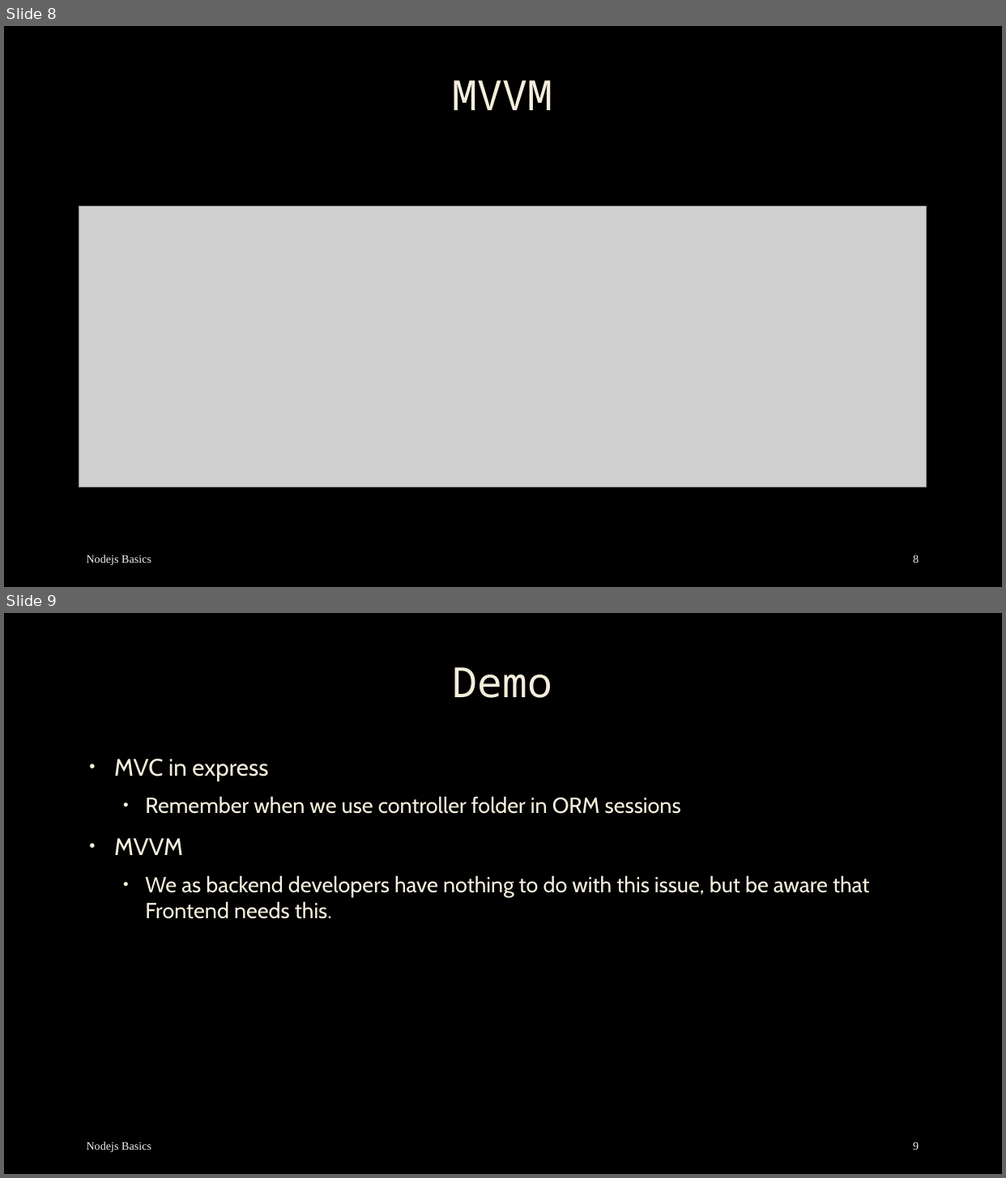
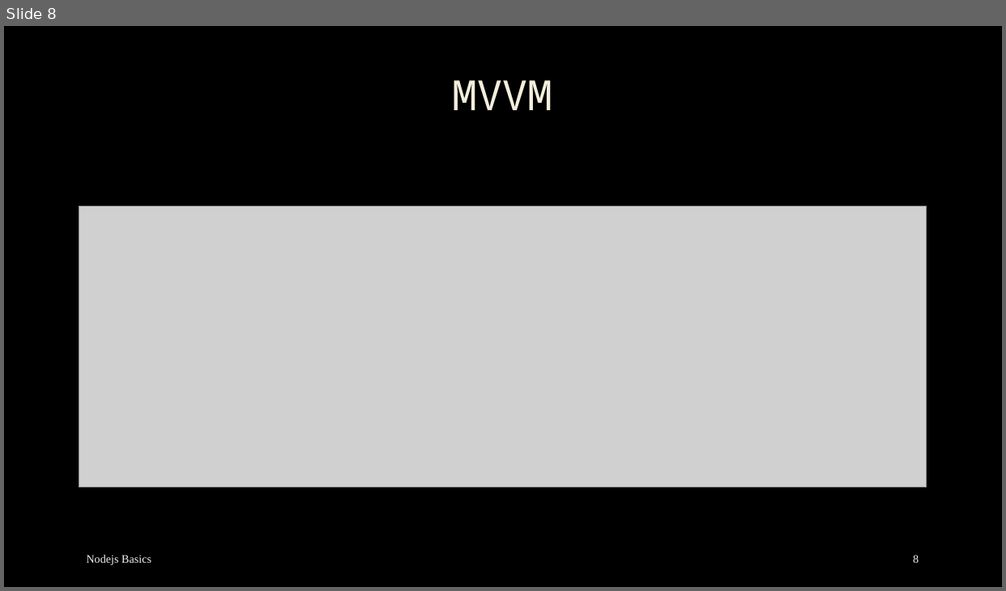
Before and after one commit to mostafa8026/nestjs-course, a slide deck: dp/dp-02.pptx. Shown one above the other, each under a label of ours: slides 8 and 9 before the commit, slide 8 after it. The pictures are 1006x1178 and 1006x591 pixels, drawn with LibreOffice and Linux fonts; fonts in the diff are those of the drawing; grey boxes stand for pictures; background and template pictures are left out. Boxes give left, top, right and bottom in pixels: in the first picture for what was removed or moved away, otherwise in the second. Text is boxed around its words. In the diff, an @@ line names an element or a change of style, - is before the commit and + after.

```diff
--- a/dp/dp-02.pptx
+++ b/dp/dp-02.pptx
@@ slide 9 removed at [4, 613, 1002, 1174], background picture (left out) @@
@@ title removed at [453, 667, 552, 698] @@
-Demo
@@ text removed at [114, 759, 869, 919] @@
-• MVC in express
-  • Remember when we use controller folder in ORM sessions
-• MVVM
-  • We as backend developers have nothing to do with this issue, but be aware that Frontend needs this.
@@ text removed at [87, 1142, 151, 1152] @@
-Nodejs Basics
@@ page number removed at [913, 1142, 918, 1150] @@
-9
```
Also in this commit, not shown: 2 slides changed, 8 slides added, 8 other files.
